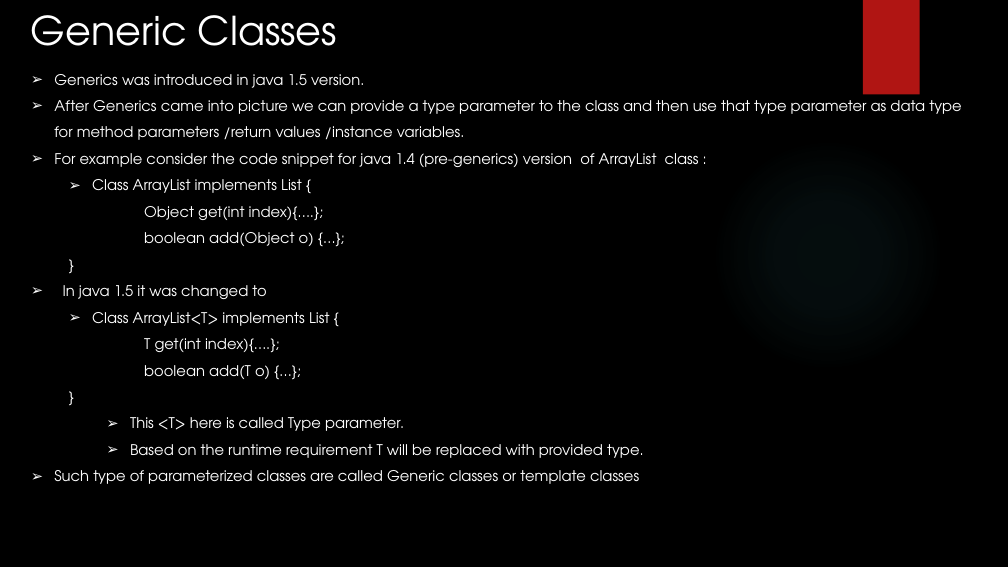
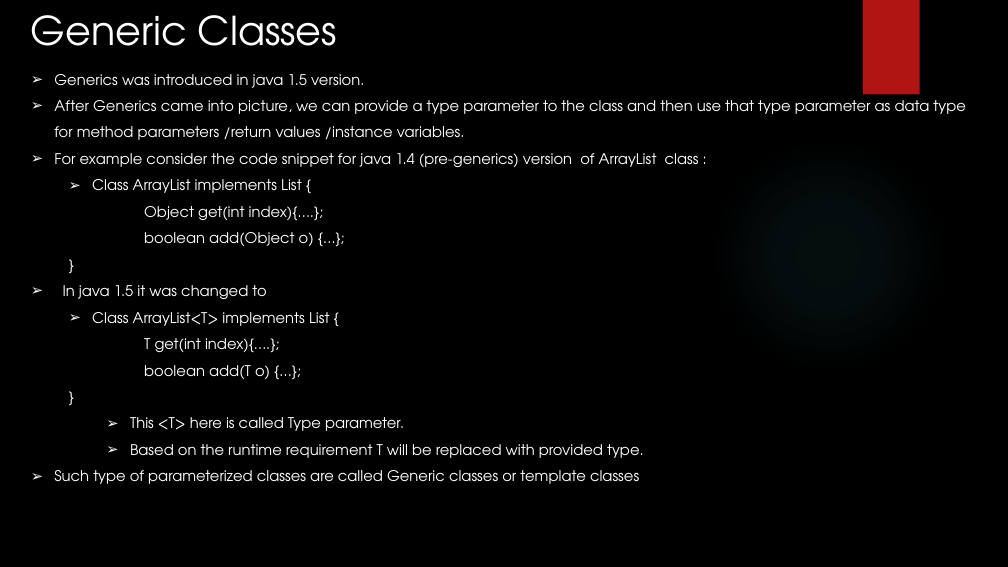
Before and after one commit to rudhrainfogain/JavaGenerics, a slide deck: slide 7 of src/main/resources/JavaGenerics.pptx. Drawn at 1008x567 pixels with LibreOffice and Linux fonts; fonts in the diff are those of the drawing; background and template pictures are left out. Boxes give left, top, right and bottom in pixels: in the first picture for what was removed or moved away, otherwise in the second. Text is boxed around its words. In the diff, an @@ line names an element or a change of style, - is before the commit and + after.

```diff
--- a/src/main/resources/JavaGenerics.pptx
+++ b/src/main/resources/JavaGenerics.pptx
@@ text at [54,100,965,140]: text changed @@
-➢ After Generics came into picture we can provide a type parameter to the class and then use that type parameter as data type for method parameters /return values /instance variables.
+➢ After Generics came into picture, we can provide a type parameter to the class and then use that type parameter as data type for method parameters /return values /instance variables.
```
Also in this commit, not shown: 18 other slides changed, 2 slides added, 5 other files.
